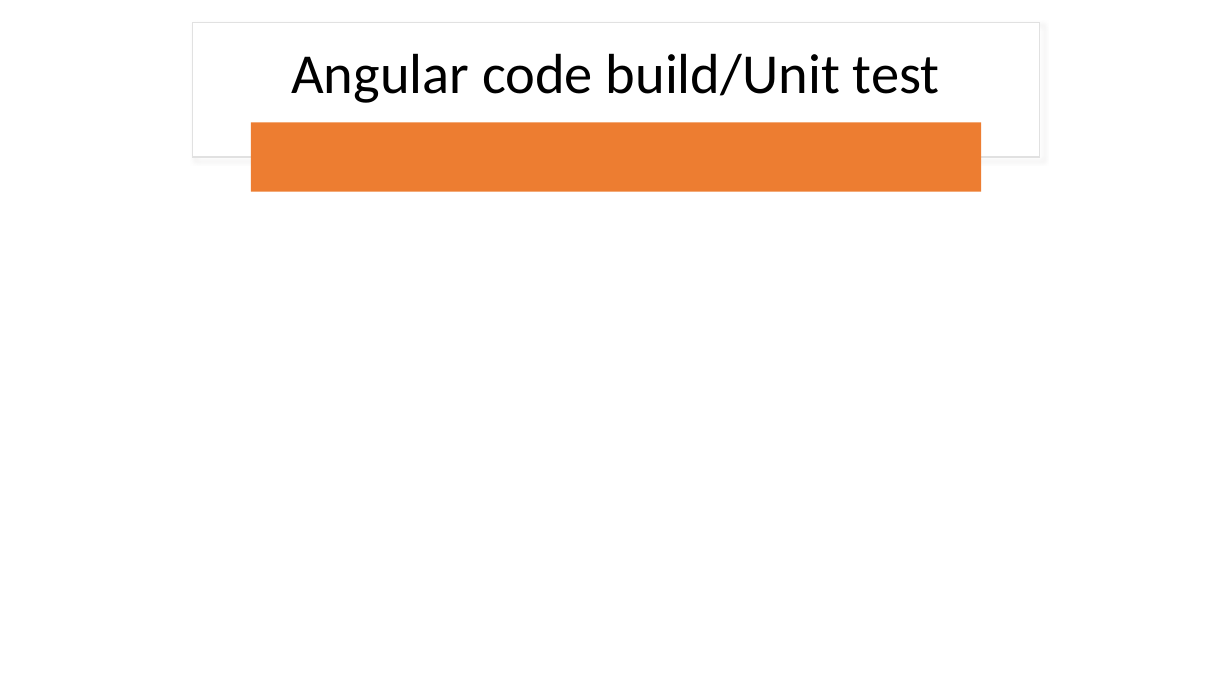
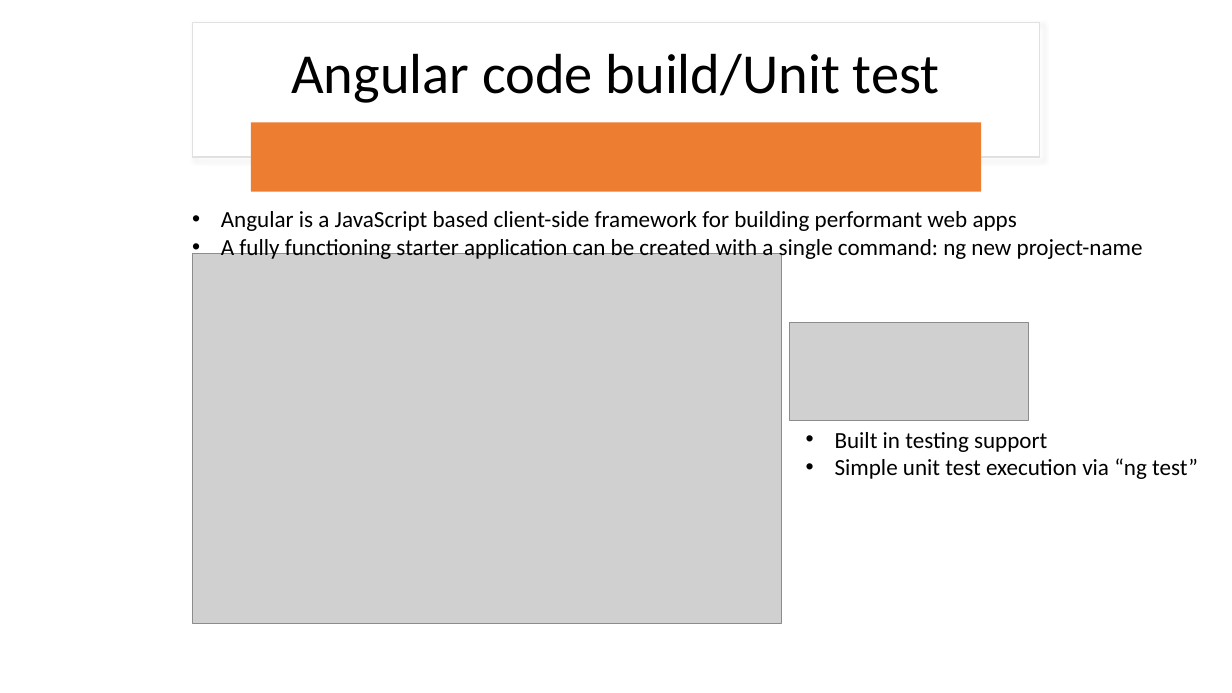
Before and after one commit to rlennon/ConnachtUni, a slide deck: slide 7 of documentation/Demonstrations/Connacht_University_TeamDC.pptx. Drawn at 1232x693 pixels with LibreOffice and Linux fonts; fonts in the diff are those of the drawing; grey boxes stand for pictures. Boxes give left, top, right and bottom in pixels: in the first picture for what was removed or moved away, otherwise in the second. Text is boxed around its words. In the diff, an @@ line names an element or a change of style, - is before the commit and + after.

Commit message:
Added Matthew's slides
Angular Code/Build Test & Automated Documentation

```diff
--- a/documentation/Demonstrations/Connacht_University_TeamDC.pptx
+++ b/documentation/Demonstrations/Connacht_University_TeamDC.pptx
@@ rectangle added at bbox=[0, 0, 1232, 693], fill #FFFFFF @@
@@ text added at bbox=[221, 211, 1143, 261], 18 pt, text #000000 @@
+• Angular is a JavaScript based client-side framework for building performant web apps
+• A fully functioning starter application can be created with a single command: ng new project-name
@@ picture added at bbox=[192, 254, 781, 624] @@
@@ picture added at bbox=[790, 323, 1029, 421] @@
@@ text added at bbox=[835, 432, 1198, 479], 18 pt, text #000000 @@
+• Built in testing support
+• Simple unit test execution via “ng test”
```
Also in this commit, not shown: 1 other slide changed.
